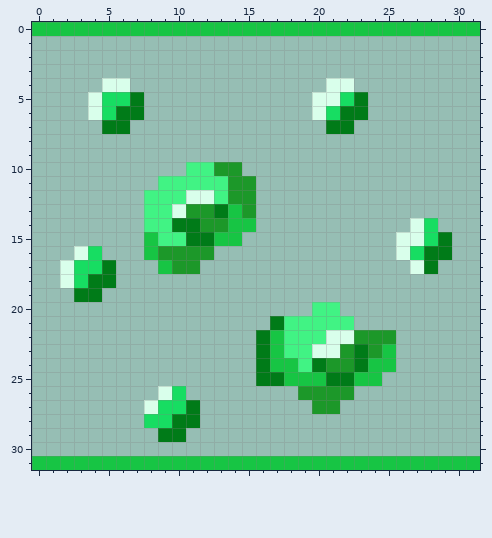
Pixel-art sprite -- Emissive Ore Borders/assets/minecraft/optifine/ctm/emeraldore/3_e.png. The picture above is the old version.
The file is 32x32 pixels.
Now the later version:
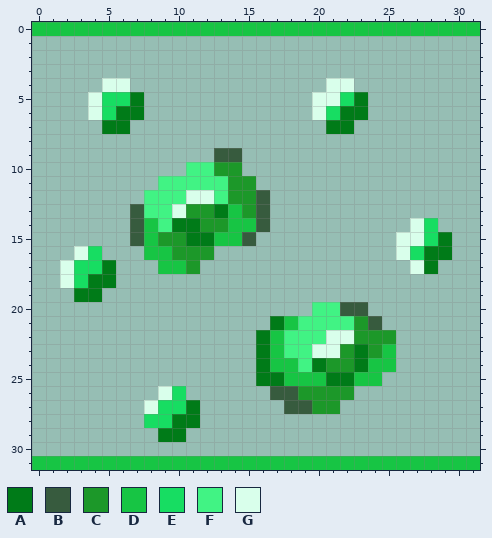
Palette (. is transparent): A #007b18  B #375b3e  C #1c9829  D #17c544  E #17dd62  F #41f384  G #d9ffeb
Change:
Changed rows in their new state; - is an unchanged pixel.
first column x 7:
 9 ------BB----------
12 ---------B--------
13 B--------B--------
14 BD-------B--------
15 B-CC----B---------
16 --D---------------
17 ---D--------------
20 ---------------BB-
21 -----------D----CB
first column x 17:
26 BB-
27 -BB
